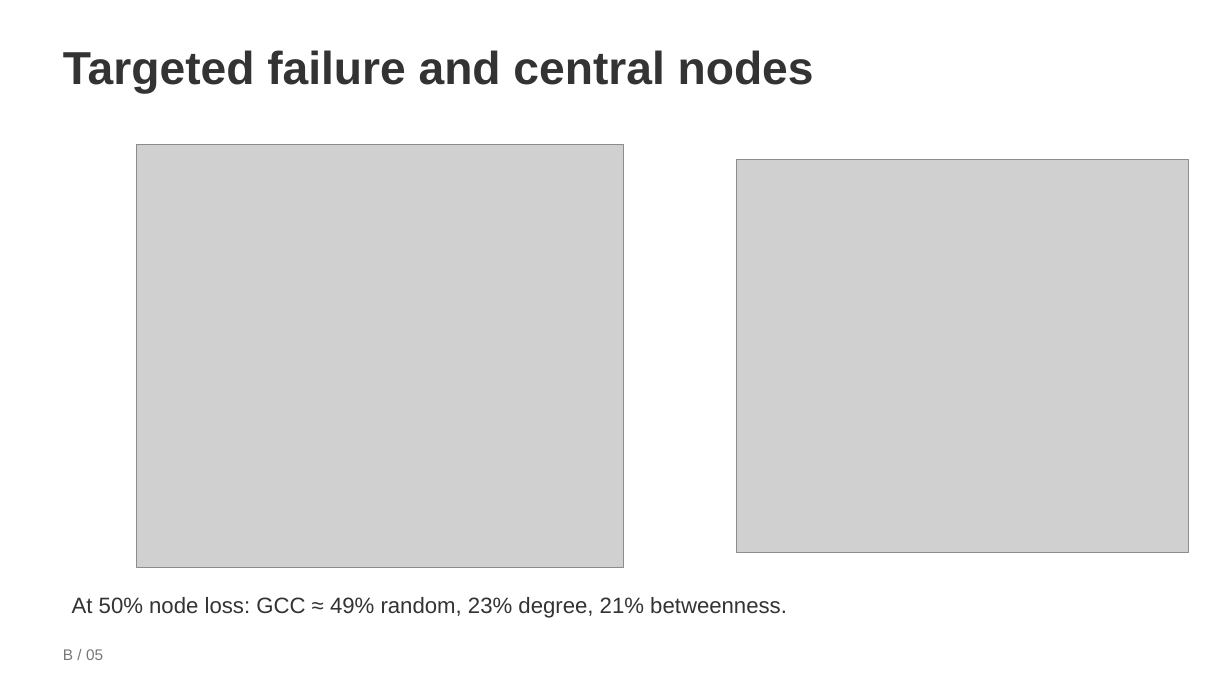
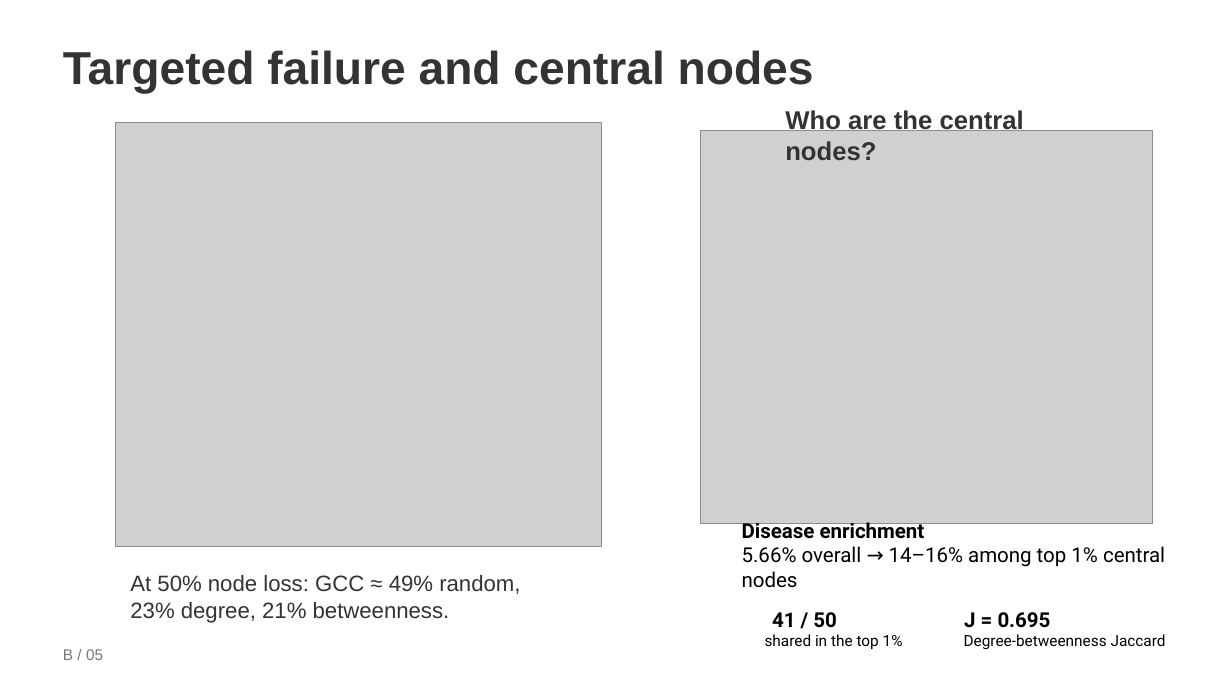
Before and after one commit to zzy0304Raymond/pc5253-g17-primekg, a slide deck: slide 5 of slides/G17_final.pptx. Drawn at 1232x693 pixels with LibreOffice and Linux fonts; fonts in the diff are those of the drawing; grey boxes stand for pictures. Boxes give left, top, right and bottom in pixels: in the first picture for what was removed or moved away, otherwise in the second. Text is boxed around its words. In the diff, an @@ line names an element or a change of style, - is before the commit and + after.

```diff
--- a/slides/G17_final.pptx
+++ b/slides/G17_final.pptx
@@ text added at (785,108,1024,160), 20 pt, text #333333, bold @@
+Who are the central nodes?
@@ picture: place and size @@
-picture at (137,144,624,567)
+picture at (116,123,603,546)
@@ picture: place and size @@
-picture at (737,160,1189,553)
+picture at (701,131,1153,524)
@@ text added at (742,522,1166,649), 16 pt, text #000000 @@
+Disease enrichment
+5.66% overall → 14–16% among top 1% central nodes
+41 / 50 J = 0.695
+shared in the top 1% Degree-betweenness Jaccard
@@ text at (130,575,520,623): text changed @@
-At 50% node loss: GCC ≈ 49% random, 23% degree, 21% betweenness.
+At 50% node loss: GCC ≈ 49% random,
+23% degree, 21% betweenness.
```
Also in this commit, not shown: 1 other file.
